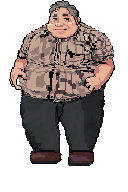
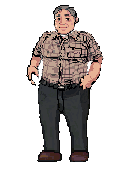
Layers edited between the first and the second (128, 192) image:
renamed "Copia de Capa pegada" to "Capa pegada", painted on it over box(46, 0, 82, 39)
painted on "Capa pegada #1" over box(9, 33, 43, 90)
painted on "Capa pegada #2" over box(78, 55, 115, 92)
added layer "Copia de Capa #2" above "Copia de Capa #1" over box(37, 30, 104, 162)
hid "Copia de Capa #1" over box(9, 0, 115, 166)
